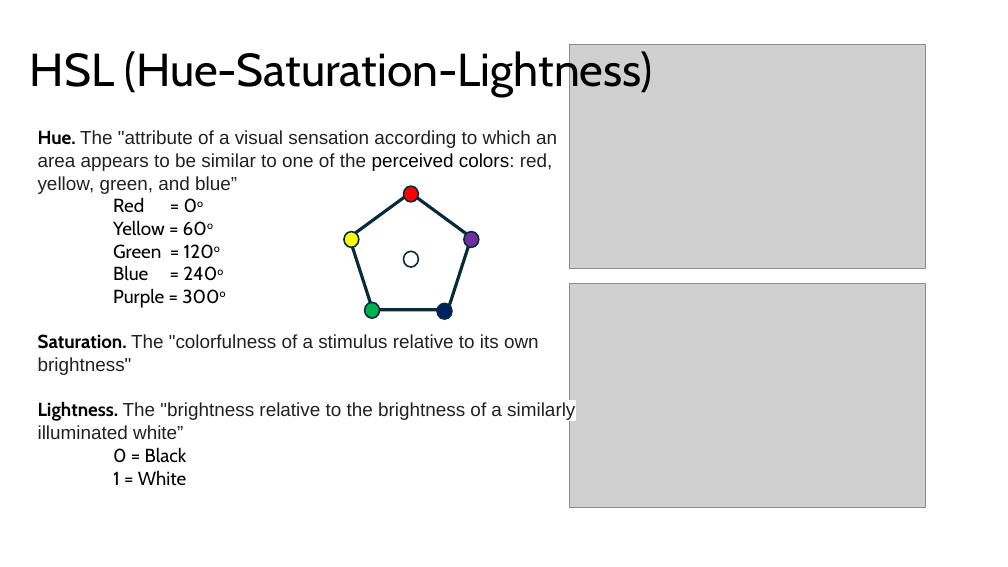
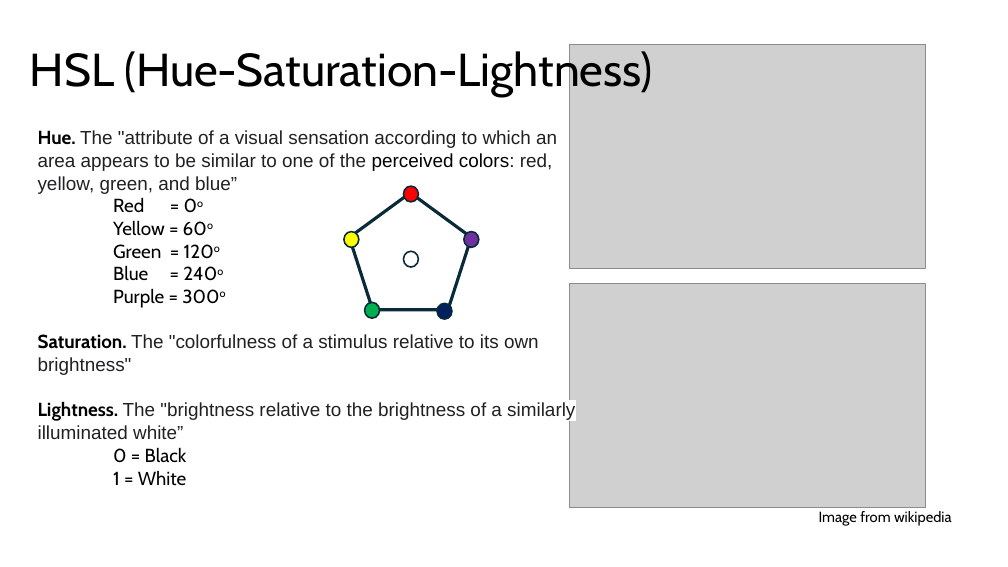
Before and after one commit to SSOE-ECE1390/LecturePowerPoints, a slide deck: slide 7 of ECE1390_Lecture3.pptx. Drawn at 1008x567 pixels with LibreOffice and Linux fonts; fonts in the diff are those of the drawing; grey boxes stand for pictures. Boxes give left, top, right and bottom in pixels: in the first picture for what was removed or moved away, otherwise in the second. Text is boxed around its words. In the diff, an @@ line names an element or a change of style, - is before the commit and + after.

```diff
--- a/ECE1390_Lecture3.pptx
+++ b/ECE1390_Lecture3.pptx
@@ text added at [819,511,952,526], 14 pt, text #000000 @@
+Image from wikipedia
```
Also in this commit, not shown: 2 other slides changed, 3 other files.
